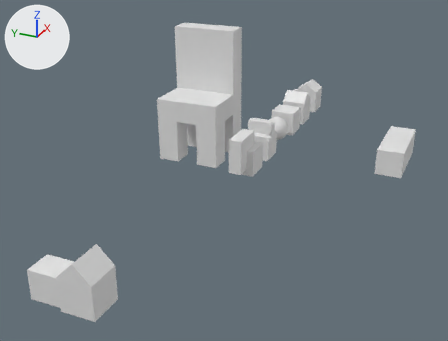
The Blender file shed.blend, before and after one commit.
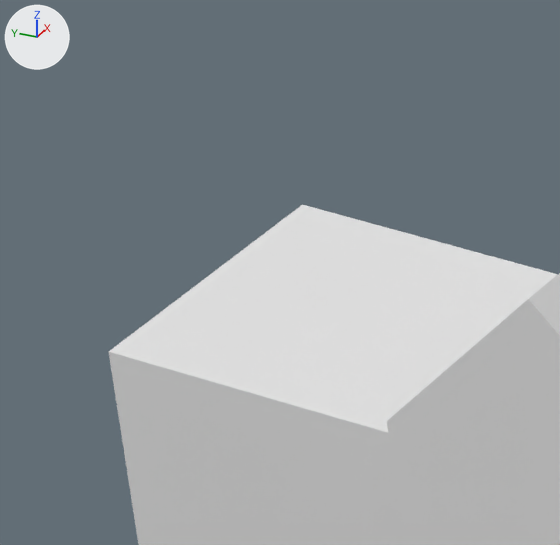
There are two pictures of each version: one whole from a 50 mm lens placed at (-20.42, -16.5, 18.95), pointed at (17.65, 0.63, -0.09), one close up on the part from 3% to 17% of the width and 68% to 85% of the height. The axes (+X, +Y, +Z) are drawn at upper left. The lights are the same throughout.
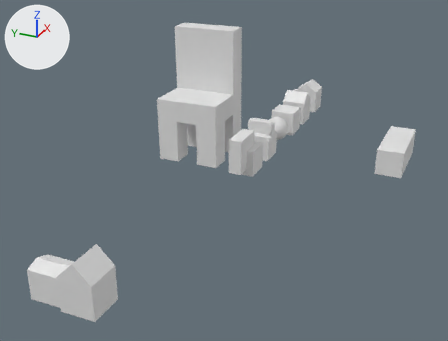
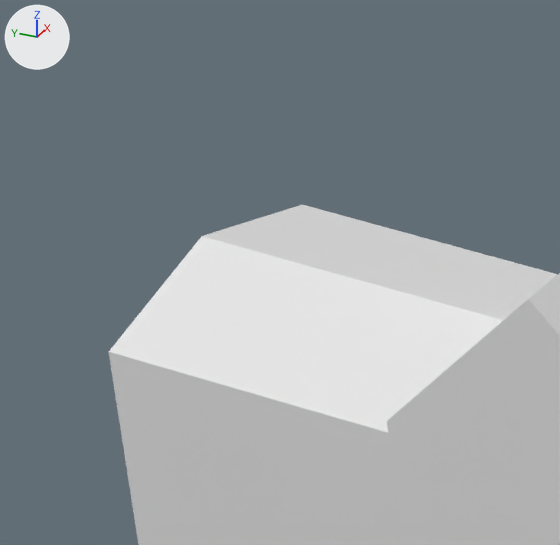
The change, as a diff of the scene's bpy script:
```diff
--- a/shed.blend.py
+++ b/shed.blend.py
@@ me_cube_010 @@
 # used by ob_cube_006; location = (0.0, 0.0, 1.0)
-me_cube_010.from_pydata(...)  # 1226 vertices, 1222 faces; spans x -1.0..1.0, y -1.0..3.0, z -1.0..2.0
+me_cube_010.from_pydata(...)  # 1400 vertices, 1392 faces; spans x -1.0..1.0, y -1.0..3.0, z -1.0..2.0
+# me_cube_010 part 1: 2 vertices moved from x 0.0, y 3.0, z 0.75 to x 0.0, y 3.0, z 1.0; 2 vertices removed from x 0.0, y 1.0, z 0.75; 176 vertices added at x -1.0..1.0, y -0.5..2.77, z -1.0..1.0
```

Boxes [x1, y1, x2, y2] around the edits, measured in the close-ups (560 x 545 px):
part 1 of me_cube_010, built on: before [109, 205, 463, 353]; after [109, 205, 557, 353]
